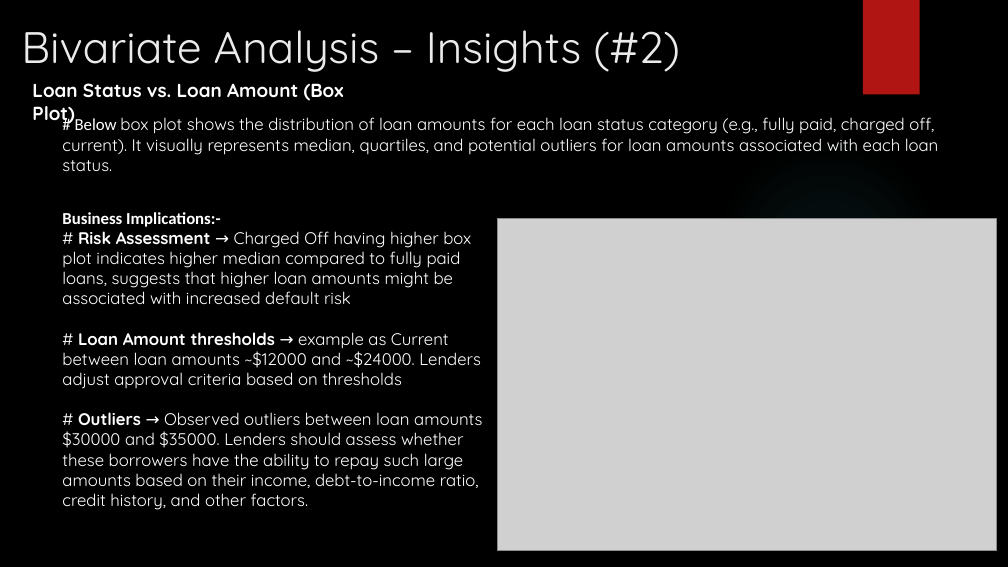
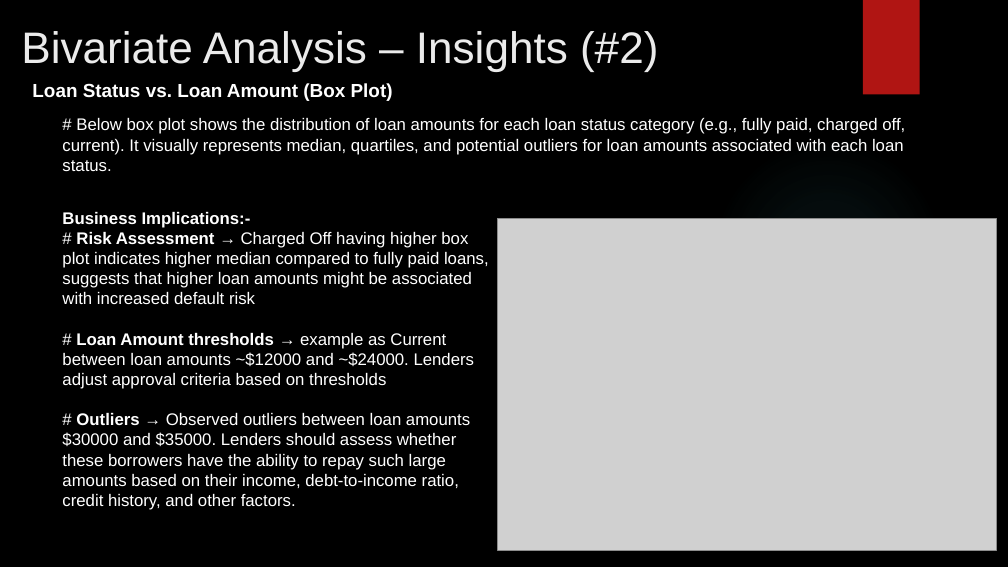
Before and after one commit to phanirajcm/LendingClubCaseStudy, a slide deck: slide 15 of Lending Club Case Study.pptx (slide 12 before the commit). Drawn at 1008x567 pixels with LibreOffice and Linux fonts; fonts in the diff are those of the drawing; grey boxes stand for pictures; background and template pictures are left out. Boxes give left, top, right and bottom in pixels: in the first picture for what was removed or moved away, otherwise in the second. Text is boxed around its words. In the diff, an @@ line names an element or a change of style, - is before the commit and + after.

```diff
--- a/Lending Club Case Study.pptx
+++ b/Lending Club Case Study.pptx
@@ title "Bivariate Analysis – Insights (#2)" at box(21, 31, 658, 72): font Quicksand to Arial @@
@@ text "Loan Status vs. Loan Amount ..." at box(32, 83, 393, 101): font Quicksand to Arial @@
@@ text "# Below box plot shows ..." at box(62, 118, 905, 171): font Calibri to Arial in "# Below"; font Quicksand to Arial @@
@@ text "Business Implications:-" at box(62, 212, 489, 510): font Calibri to Arial in "Business Implications:-"; font Quicksand to Arial @@
```
Also in this commit, not shown: 12 other slides changed, 7 slides added, 1 slide removed.
